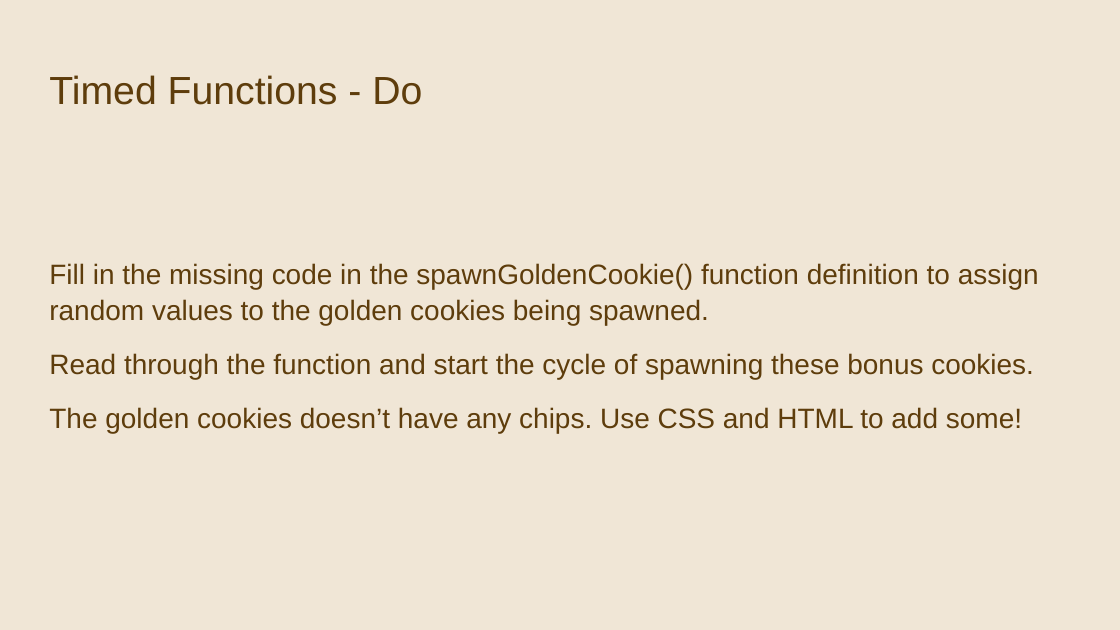
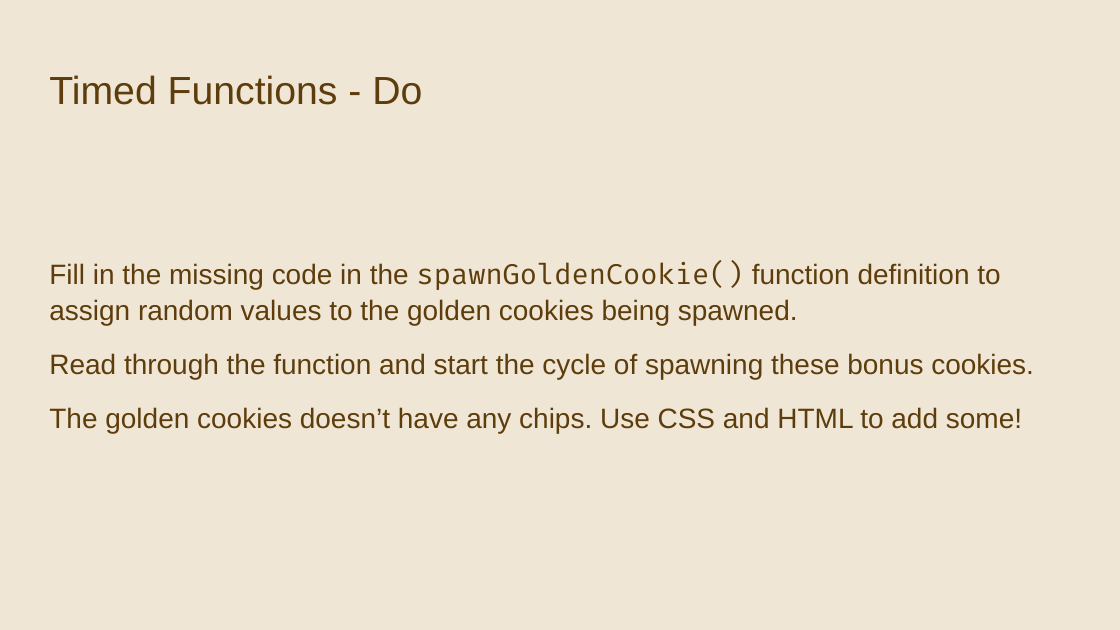
Before and after one commit to adamchpnm/cookieLearn, a slide deck: slide 25 of Cookie Clicker.pptx. Drawn at 1120x630 pixels with LibreOffice and Linux fonts; fonts in the diff are those of the drawing. Boxes give left, top, right and bottom in pixels: in the first picture for what was removed or moved away, otherwise in the second. Text is boxed around its words. In the diff, an @@ line names an element or a change of style, - is before the commit and + after.

```diff
--- a/Cookie Clicker.pptx
+++ b/Cookie Clicker.pptx
@@ text at (x1=49, y1=262, x2=1000, y2=325): font Arial to Fira Code in "spawnGoldenCookie()" @@
```
Also in this commit, not shown: 2 other slides changed, 4 other files.
